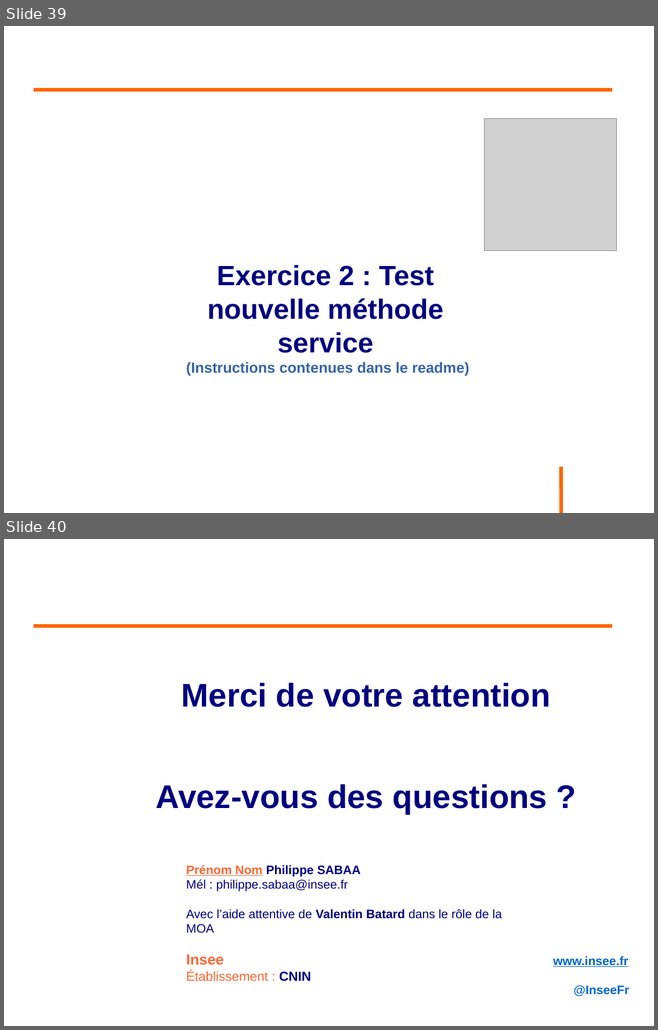
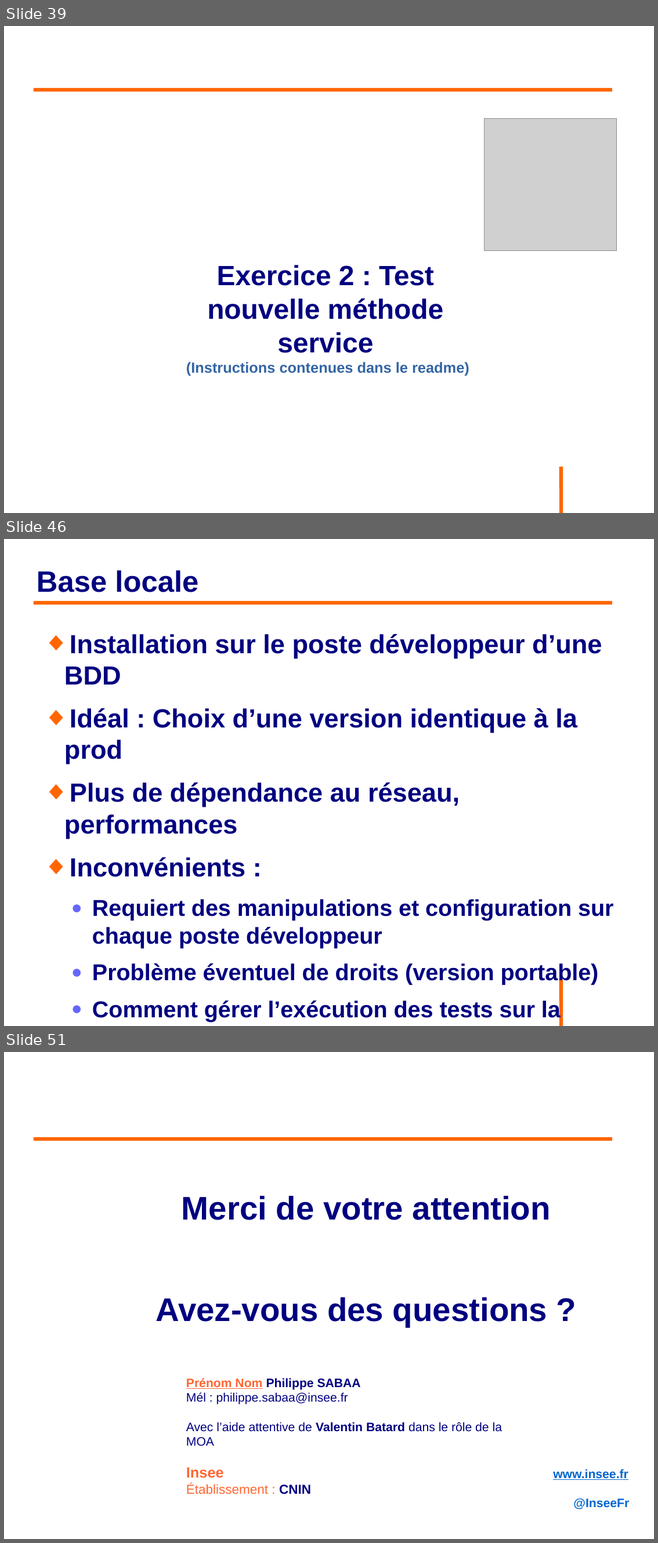
Before and after one commit to philphils/tests-unitaires-et-moins-unitaires, a slide deck: tests-unitaires-cours/nouveauDiapo/diapo_tests_unitaires.odp. Shown one above the other, each under a label of ours: slides 39 and 40 before the commit, slides 39, 46 and 51 after it; the slides between them are not shown. The pictures are 658x1030 and 658x1543 pixels, drawn with LibreOffice and Linux fonts; fonts in the diff are those of the drawing; grey boxes stand for pictures; background and template pictures are left out. Boxes give left, top, right and bottom in pixels: in the first picture for what was removed or moved away, otherwise in the second. Text is boxed around its words. In the diff, an @@ line names an element or a change of style, - is before the commit and + after.

Commit message:
Diapo partie base de test

```diff
--- a/tests-unitaires-cours/nouveauDiapo/diapo_tests_unitaires.odp
+++ b/tests-unitaires-cours/nouveauDiapo/diapo_tests_unitaires.odp
@@ slide 46 added at [4, 539, 654, 1026], background #FFFFFF; not listed: 1 template element that a slide beside it also shows @@
@@ title added at [36, 570, 198, 592], 36 pt, text #000080, bold @@
+Base locale
@@ line added from (34, 603) to (612, 603), #FF6600 4.54 pt @@
@@ text added at [64, 634, 613, 1022], 28 pt, text #000080, bold @@
+◆ Installation sur le poste développeur d’une BDD
+◆ Idéal : Choix d’une version identique à la prod
+◆ Plus de dépendance au réseau, performances
+◆ Inconvénients :
+  ● Requiert des manipulations et configuration sur chaque poste développeur
+  ● Problème éventuel de droits (version portable)
+  ● Comment gérer l’exécution des tests sur la PIC ?
@@ what was slide 40 is now slide 51 @@
```
Also in this commit, not shown: 1 slide changed, 10 other slides added.
